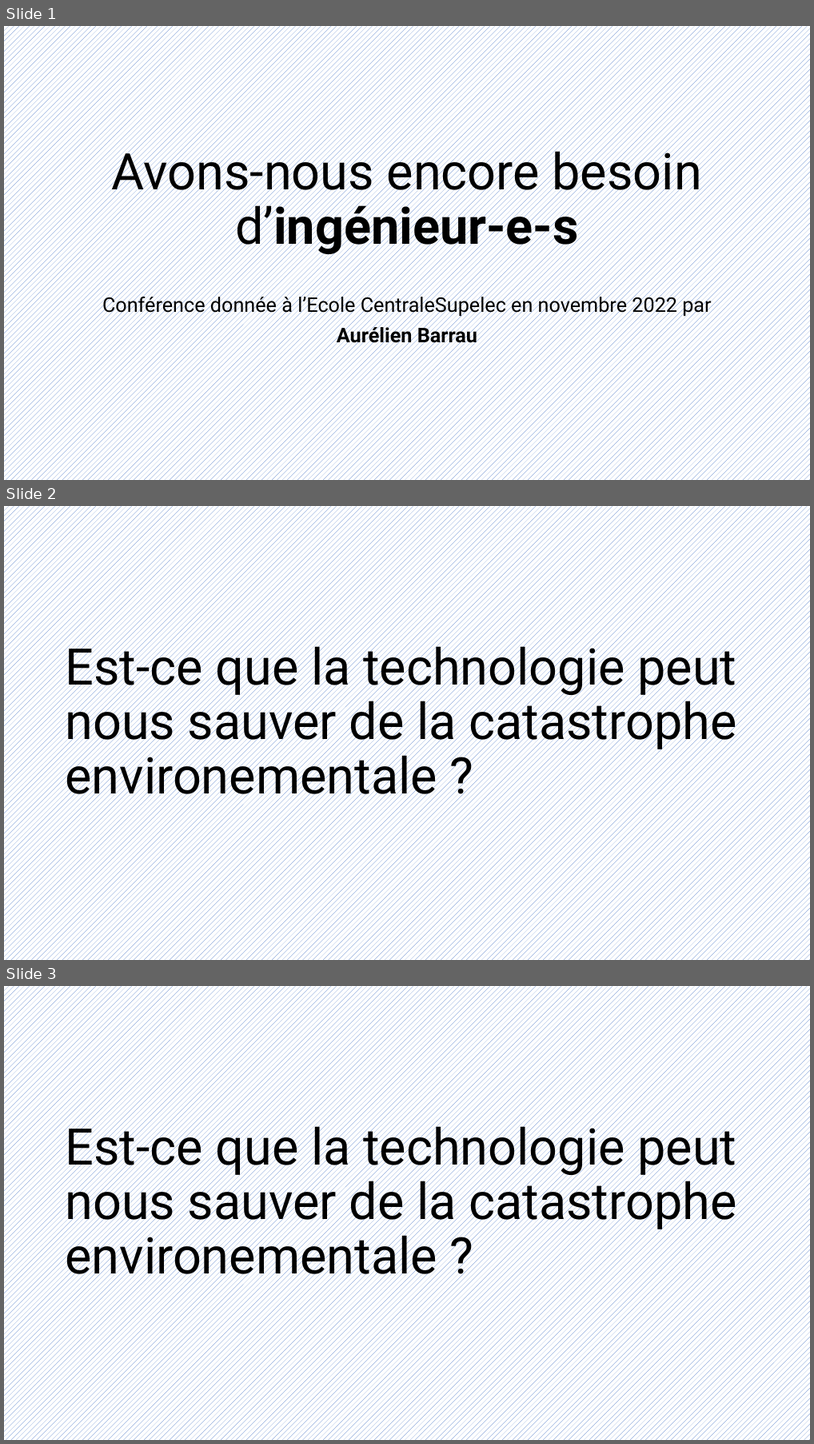
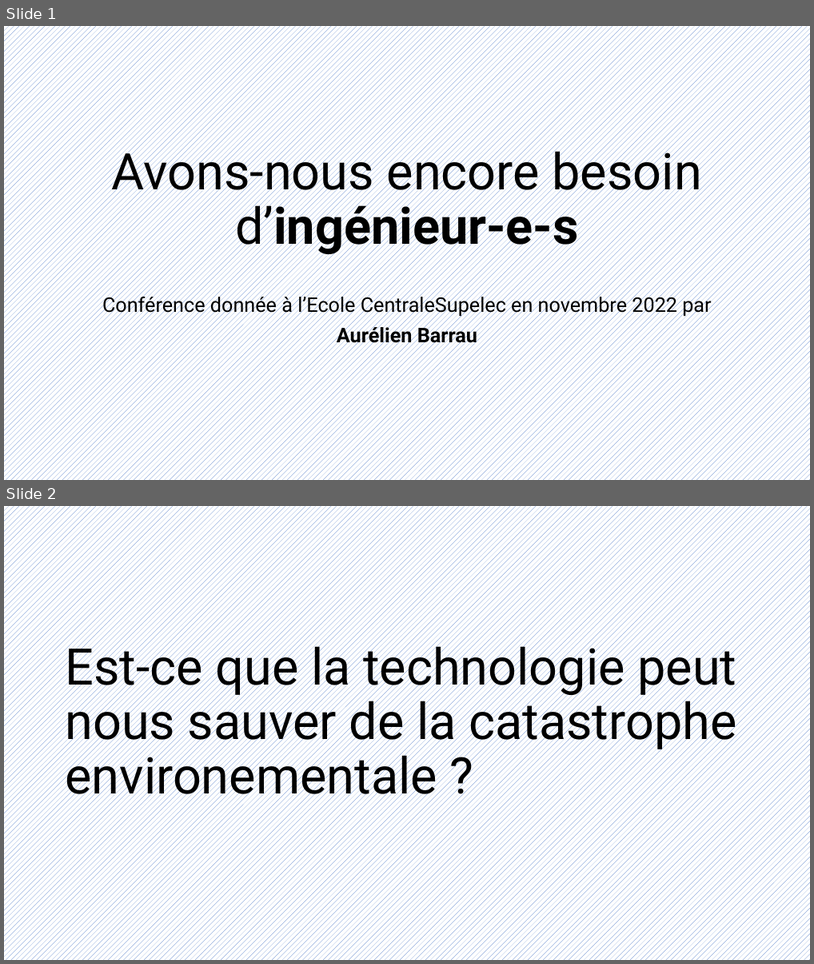
Before and after one commit to HEIGVD-Experience/docs, a slide deck: S4/EXP/files/À-t-on encore besoin d'ingénieurs.pptx. Shown one above the other, each under a label of ours: slides 1, 2 and 3 before the commit, slides 1 and 2 after it. The pictures are 814x1444 and 814x964 pixels, drawn with LibreOffice and Linux fonts; fonts in the diff are those of the drawing. Boxes give left, top, right and bottom in pixels: in the first picture for what was removed or moved away, otherwise in the second. Text is boxed around its words. In the diff, an @@ line names an element or a change of style, - is before the commit and + after.

```diff
--- a/S4/EXP/files/À-t-on encore besoin d'ingénieurs.pptx
+++ b/S4/EXP/files/À-t-on encore besoin d'ingénieurs.pptx
@@ slide 2 removed at (4, 506, 810, 960), background pattern #4472C4 on #FFFFFF @@
@@ title removed at (65, 639, 738, 806) @@
-Est-ce que la technologie peut nous sauver de la catastrophe environementale ?
@@ what was slide 3 is now slide 2 @@
```
Also in this commit, not shown: 1 slide changed, 1 other file.
